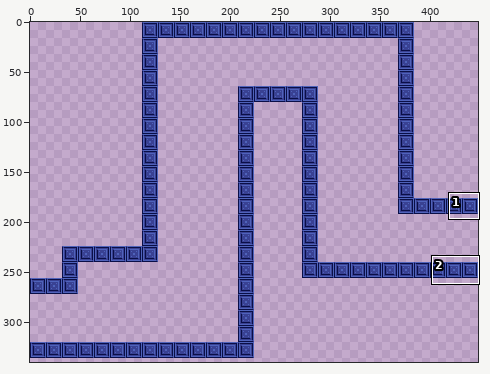
One commit to this sprite sheet: Assets/Resources/Sprites/CastleLevel_02_level.png. The picture above shows the old version from afar; the outline marks the close-up.
Close-up. As it was:
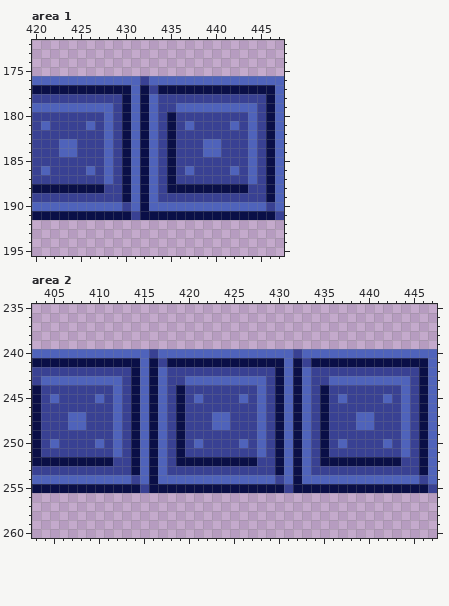
The file is 448x352 pixels. Shown: area 1: x 420..447, y 172..195; area 2: x 403..447, y 235..260. The wide view leaves out empty margins.
After the commit:
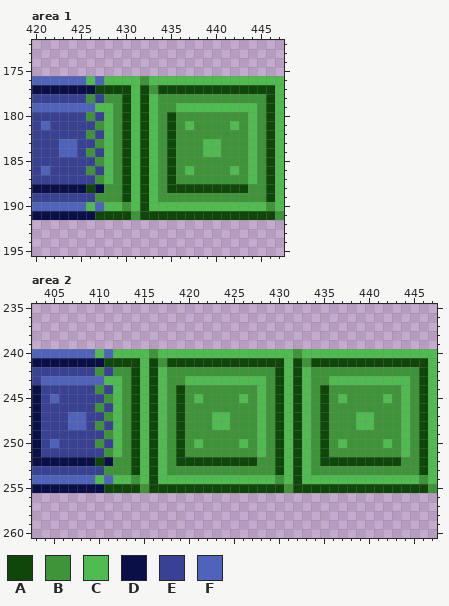
Palette (. is transparent): A #0f470a  B #3f9339  C #4fbb50  D #0a0f47  E #394193  F #4f63bb
The exact change:
Changed rows in their new state; - is an unchanged pixel.
Area 1:
first column x 426:
176 C-CCCCBCCCCCCCCCCCCCCC
177 -AAAACABAAAAAAAAAAAAAC
178 B-BBACACBBBBBBBBBBBBAC
179 -CCBACACBBCCCCCCCCCBAC
180 B-CBACACBABBBBBBBBCBAC
181 EBCBACACBABCBBBBCBCBAC
182 B-CBACACBABBBBBBBBCBAC
183 -BCBACACBABBBCCBBBCBAC
184 B-CBACACBABBBCCBBBCBAC
185 -BCBACACBABBBBBBBBCBAC
186 B-CBACACBABCBBBBCBCBAC
187 -BCBACACBABBBBBBBBCBAC
188 A-BBACACBAAAAAAAAABBAC
189 -BBBACACBBBBBBBBBBBBAC
190 C-CCBCACCCCCCCCCCCCCBC
191 -AAAABAAAAAAAAAAAAAAAB
Area 2:
first column x 410:
240 C-CCCCBCCCCCCCCCCCCCCCBCCCCCCCCCCCCCCC
241 -AAAACABAAAAAAAAAAAAACABAAAAAAAAAAAAAC
242 B-BBACACBBBBBBBBBBBBACACBBBBBBBBBBBBAC
243 -CCBACACBBCCCCCCCCCBACACBBCCCCCCCCCBAC
244 B-CBACACBABBBBBBBBCBACACBABBBBBBBBCBAC
245 EBCBACACBABCBBBBCBCBACACBABCBBBBCBCBAC
246 B-CBACACBABBBBBBBBCBACACBABBBBBBBBCBAC
247 -BCBACACBABBBCCBBBCBACACBABBBCCBBBCBAC
248 B-CBACACBABBBCCBBBCBACACBABBBCCBBBCBAC
249 -BCBACACBABBBBBBBBCBACACBABBBBBBBBCBAC
250 B-CBACACBABCBBBBCBCBACACBABCBBBBCBCBAC
251 -BCBACACBABBBBBBBBCBACACBABBBBBBBBCBAC
252 A-BBACACBAAAAAAAAABBACACBAAAAAAAAABBAC
253 -BBBACACBBBBBBBBBBBBACACBBBBBBBBBBBBAC
254 C-CCBCACCCCCCCCCCCCCBCACCCCCCCCCCCCCBC
255 -AAAABAAAAAAAAAAAAAAABAAAAAAAAAAAAAAAB
Boxes around the changes in both close-ups, in picture pixels (x1, y1, x2, y2):
changed: (86, 76, 284, 220)
changed: (95, 349, 437, 493)
